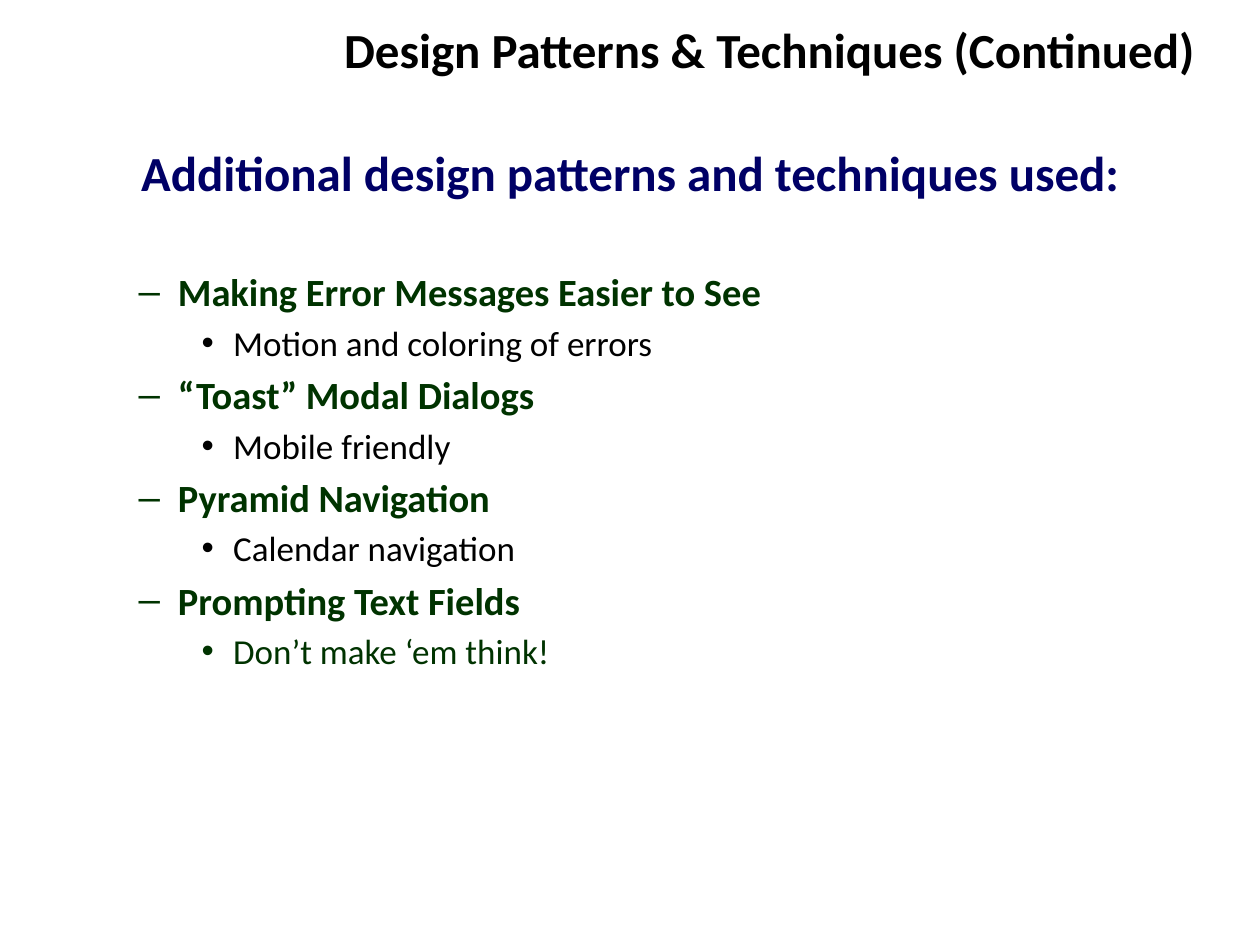
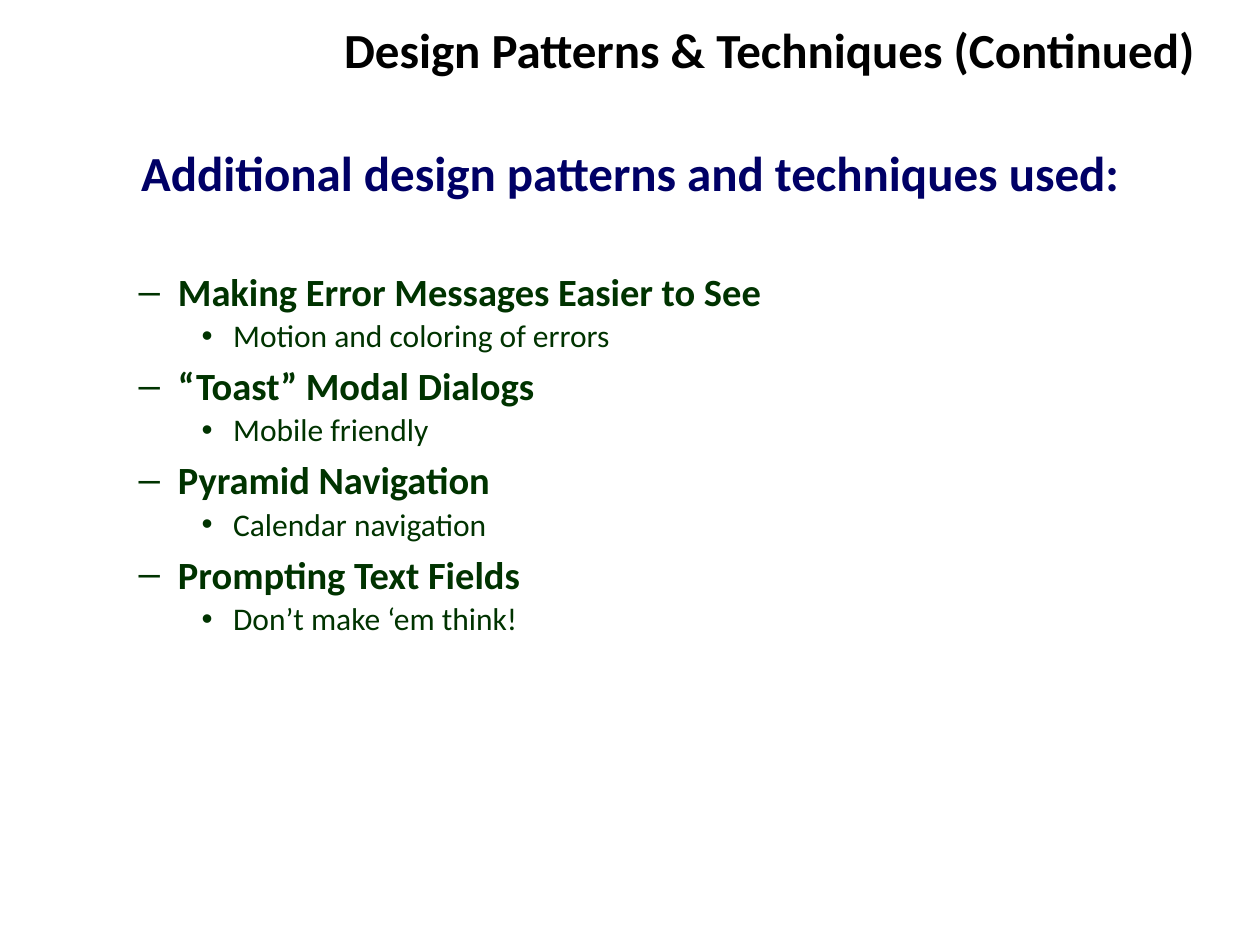
Before and after one commit to ZaydH/CS235, a slide deck: slide 5 of Assignment #4 - iOS Prototype/CS235 - Assignment #4 - Mobile Prototype.pptx. Drawn at 1260x945 pixels with LibreOffice and Linux fonts; fonts in the diff are those of the drawing; background and template pictures are left out. Boxes give left, top, right and bottom in pixels: in the first picture for what was removed or moved away, otherwise in the second. Text is boxed around its words. In the diff, an @@ line names an element or a change of style, - is before the commit and + after.

```diff
--- a/Assignment #4 - iOS Prototype/CS235 - Assignment #4 - Mobile Prototype.pptx
+++ b/Assignment #4 - iOS Prototype/CS235 - Assignment #4 - Mobile Prototype.pptx
@@ text at (233, 325, 609, 631): size 20 to 18 pt in "Motion and coloring of errors", "Mobile friendly", "Calendar navigation", "Don’t make ‘em think!"; text colour #000000 to #003300 in "Motion and coloring of errors", "Mobile friendly", "Calendar navigation"; line spacing 1 to 0.9 @@
```
Also in this commit, not shown: 1 other slide changed.
